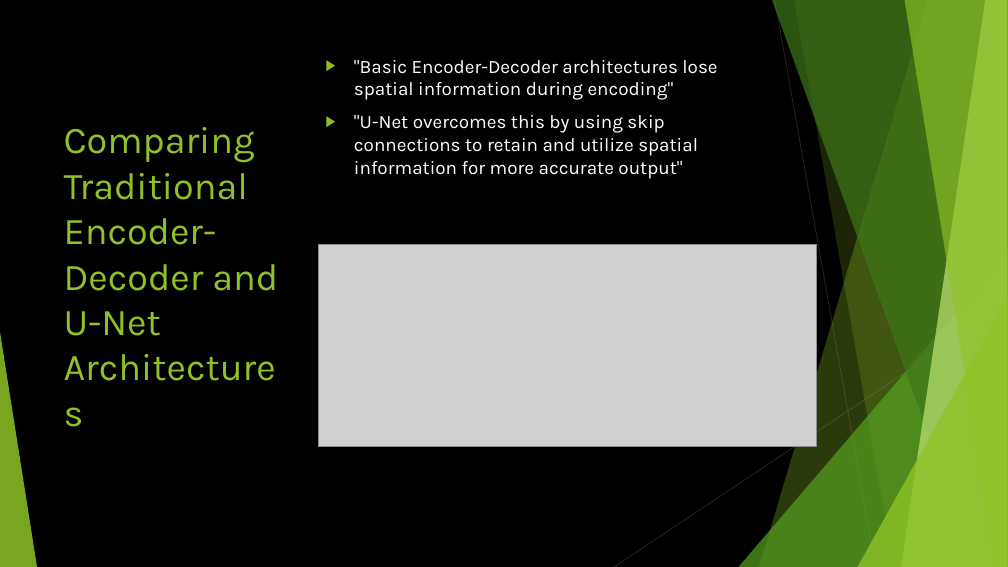
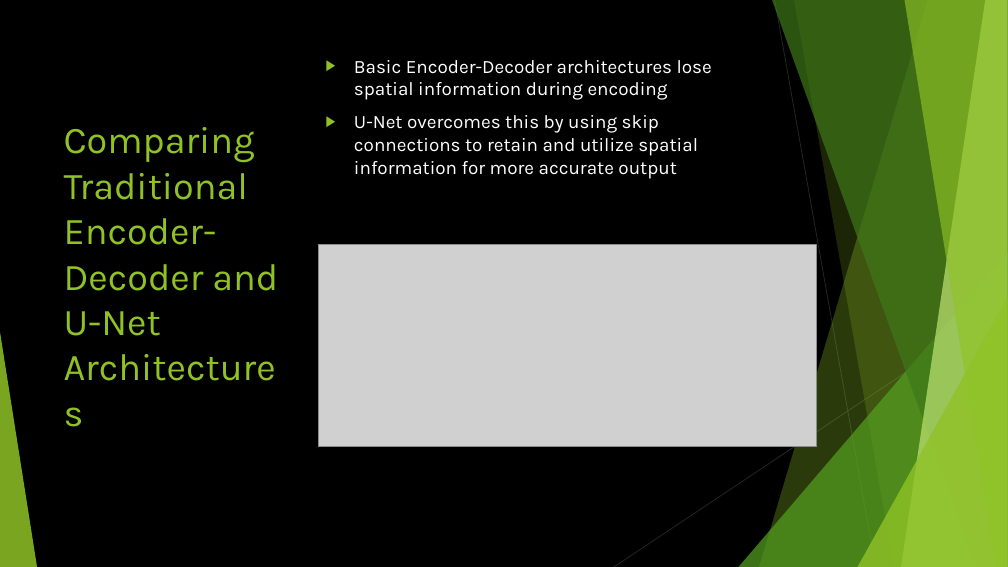
Before and after one commit to KonstantinosChaldaiopoulos/DeepLearningPix2Pix, a slide deck: slide 5 of presentation.pptx. Drawn at 1008x567 pixels with LibreOffice and Linux fonts; fonts in the diff are those of the drawing; grey boxes stand for pictures. Boxes give left, top, right and bottom in pixels: in the first picture for what was removed or moved away, otherwise in the second. Text is boxed around its words. In the diff, an @@ line names an element or a change of style, - is before the commit and + after.

Commit message:
Fixed presentation

```diff
--- a/presentation.pptx
+++ b/presentation.pptx
@@ text at (354, 60, 712, 179): text changed @@
-▶ "Basic Encoder-Decoder architectures lose spatial information during encoding"
-▶ "U-Net overcomes this by using skip connections to retain and utilize spatial information for more accurate output"
+▶ Basic Encoder-Decoder architectures lose spatial information during encoding
+▶ U-Net overcomes this by using skip connections to retain and utilize spatial information for more accurate output
```
